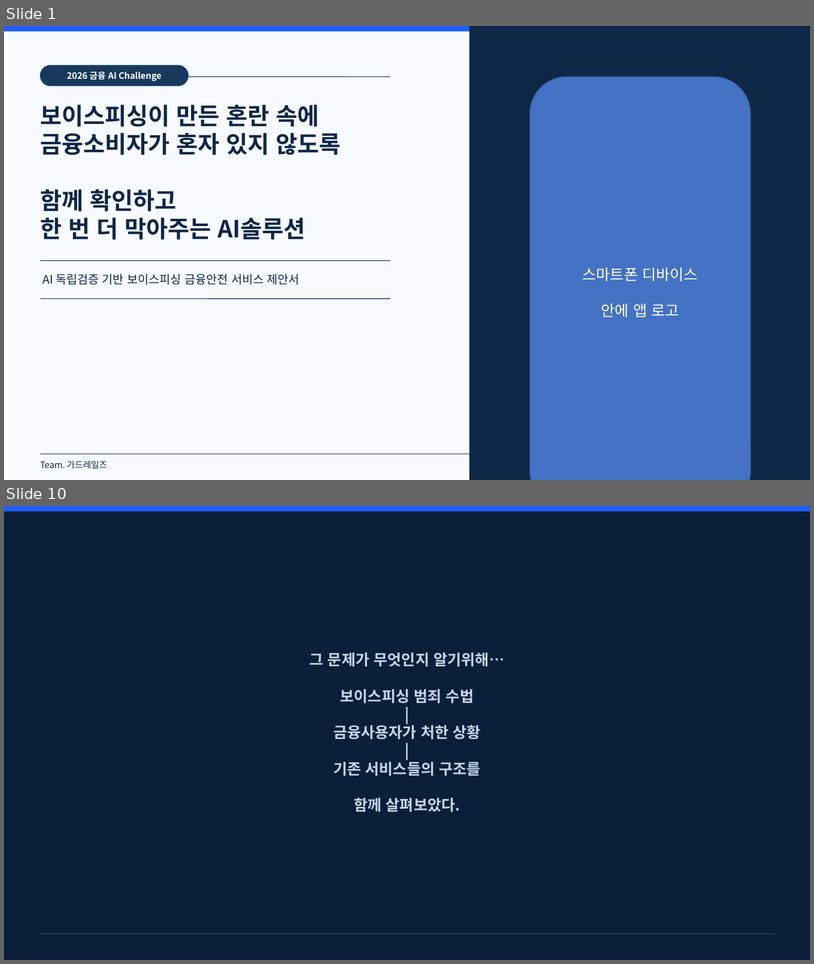
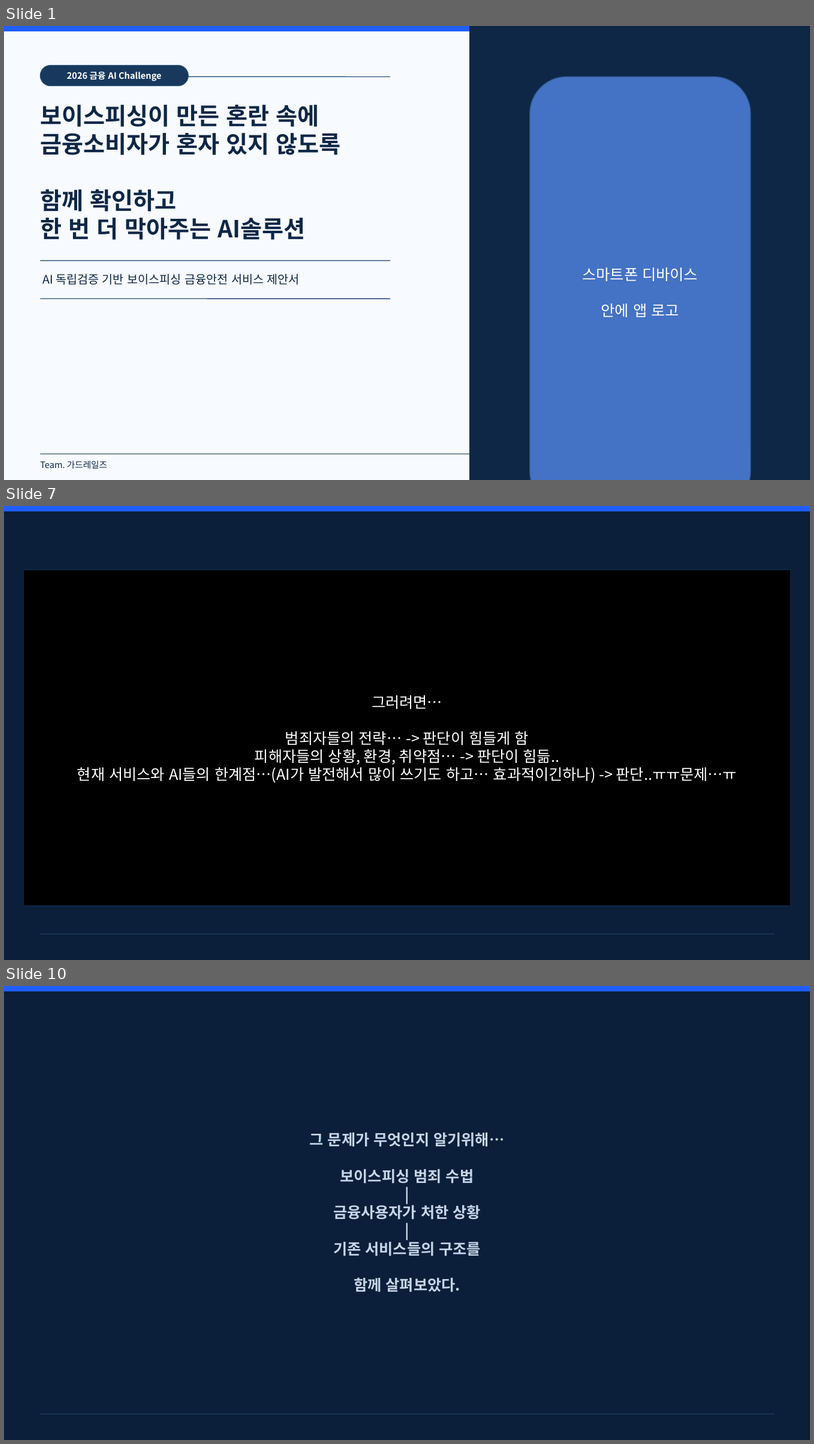
Before and after one commit to hamhj7694/AIXTeamProject2, a slide deck: 01_docs/01_proposal/01.frow/03_제안서 본작성.pptx. Shown one above the other, each under a label of ours: slides 1 and 10 before the commit, slides 1, 7 and 10 after it; the slides between them are not shown. The pictures are 814x964 and 814x1444 pixels, drawn with LibreOffice and Linux fonts; fonts in the diff are those of the drawing. Boxes give left, top, right and bottom in pixels: in the first picture for what was removed or moved away, otherwise in the second. Text is boxed around its words. In the diff, an @@ line names an element or a change of style, - is before the commit and + after.

```diff
--- a/01_docs/01_proposal/01.frow/03_제안서 본작성.pptx
+++ b/01_docs/01_proposal/01.frow/03_제안서 본작성.pptx
@@ slide 7 added at (4,506,810,960), background #0B1F3A; not listed: 2 template elements that a slide beside it also shows @@
@@ rectangle added at (23,570,791,906), fill #000000, outline #0E2746 1 pt, 18 pt, text #FFFFFF @@
+그러려면…
+범죄자들의 전략… -> 판단이 힘들게 함
+피해자들의 상황, 환경, 취약점… -> 판단이 힘듦..
+현재 서비스와 AI들의 한계점…(AI가 발전해서 많이 쓰기도 하고… 효과적이긴하나) -> 판단..ㅠㅠ문제…ㅠ
```
Also in this commit, not shown: 6 slides changed, 3 other slides added, 3 slides removed.
